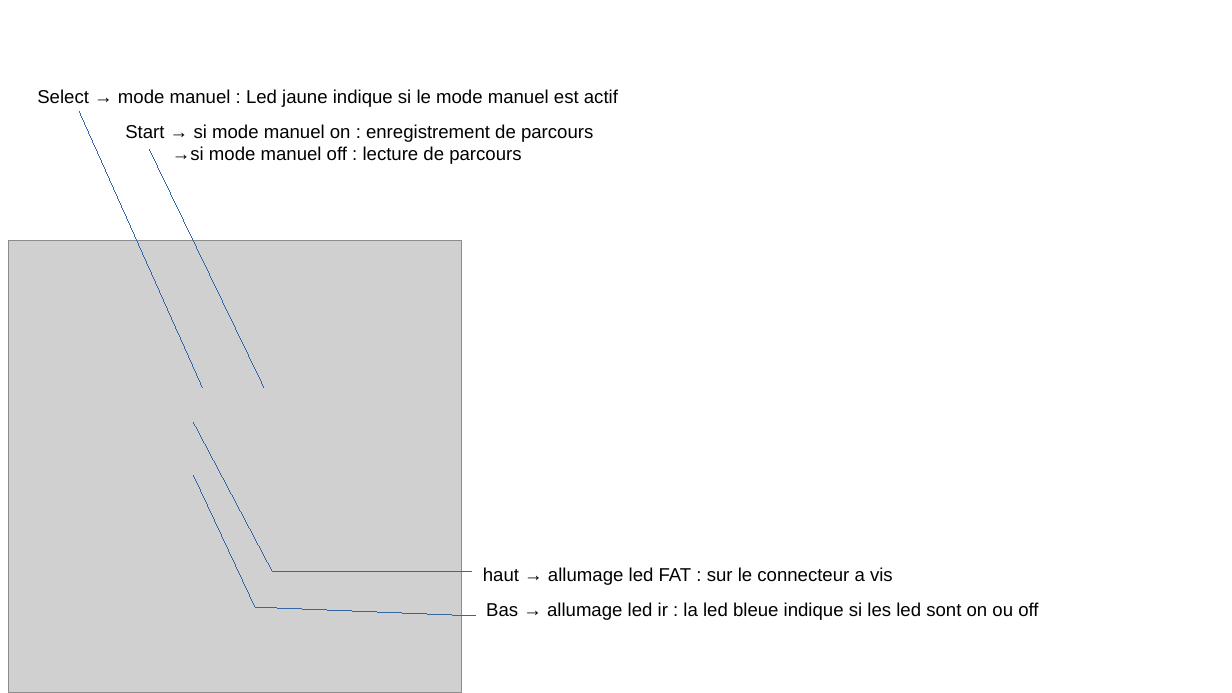
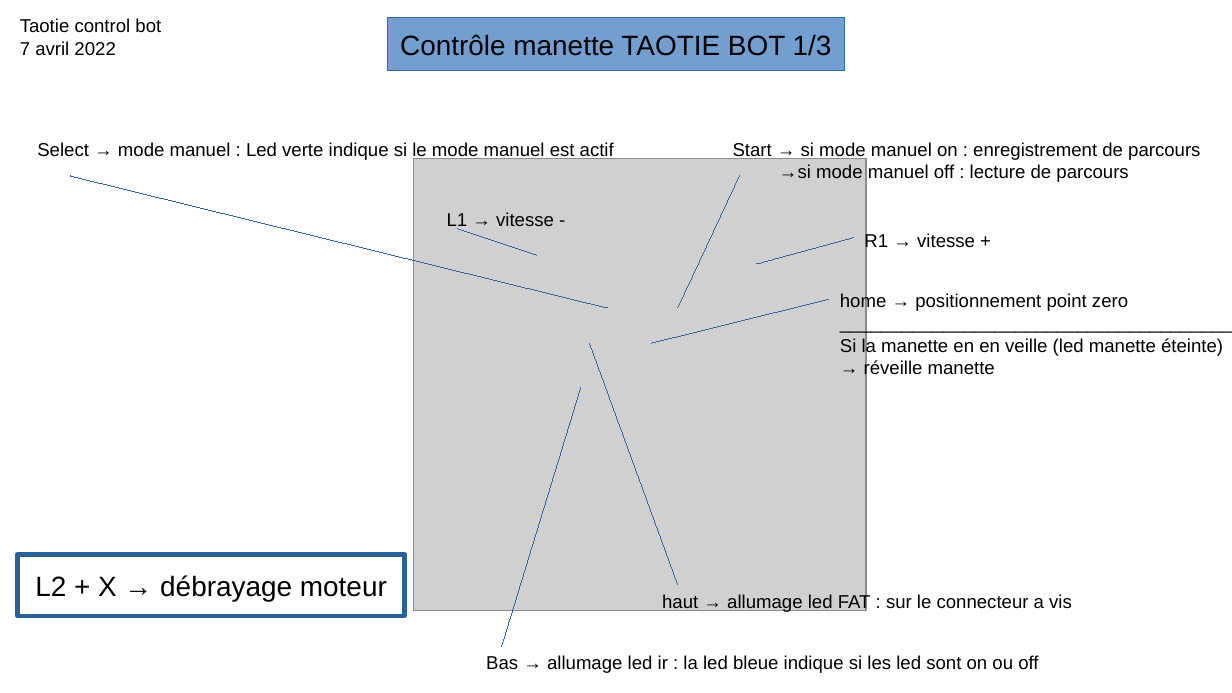
Before and after one commit to nicoguich/TAOTIE, a slide deck: slide 1 of instruction/taotie_controller.odp. Drawn at 1232x693 pixels with LibreOffice and Linux fonts; fonts in the diff are those of the drawing; grey boxes stand for pictures. Boxes give left, top, right and bottom in pixels: in the first picture for what was removed or moved away, otherwise in the second. Text is boxed around its words. In the diff, an @@ line names an element or a change of style, - is before the commit and + after.

```diff
--- a/instruction/taotie_controller.odp
+++ b/instruction/taotie_controller.odp
@@ text added at (20, 18, 161, 55), 12 pt, text #000000 @@
+Taotie control bot
+7 avril 2022
@@ rectangle added at (387, 18, 844, 70), fill #729FCF, outline #3465A4 0 pt, 18 pt, text #000000 @@
+Contrôle manette TAOTIE BOT 1/3
@@ text at (37, 142, 614, 160): text changed @@
-Select → mode manuel : Led jaune indique si le mode manuel est actif
+Select → mode manuel : Led verte indique si le mode manuel est actif
@@ text "Start → si mode manuel ...": place and size @@
-text "Start → si mode manuel ..." at (125, 124, 593, 164)
+text "Start → si mode manuel ..." at (733, 142, 1200, 182)
@@ line added from (607, 309) to (70, 176), #3465A4 0 pt @@
@@ picture: place and size @@
-picture at (9, 240, 462, 693)
+picture at (414, 159, 866, 612)
@@ line moved from (193, 475) - (255, 607) to (677, 309) - (739, 176) @@
@@ text added at (447, 212, 554, 231), 12 pt, text #000000 @@
+L1 → vitesse -
@@ line added from (537, 255) to (457, 229), #3465A4 0 pt @@
@@ line added from (757, 264) to (854, 238), #3465A4 0 pt @@
@@ text added at (864, 233, 975, 252), 12 pt, text #000000 @@
+R1 → vitesse +
@@ text added at (840, 293, 1223, 379), 12 pt, text #000000 @@
+home → positionnement point zero
+______________________________________
+Si la manette en en veille (led manette éteinte)
+→ réveille manette
@@ line added from (652, 343) to (830, 300), #3465A4 0 pt @@
@@ line moved from (264, 387) - (150, 150) to (590, 343) - (677, 585) @@
@@ line moved from (202, 387) - (79, 111) to (502, 646) - (581, 387) @@
@@ line removed from (193, 423) to (273, 572) @@
@@ rectangle added at (18, 555, 405, 616), outline #2A6099 3 pt, 18 pt, text #000000 @@
+L2 + X → débrayage moteur
@@ line removed from (472, 572) to (273, 572) @@
@@ text "haut → allumage led FAT ...": place and size @@
-text "haut → allumage led FAT ..." at (483, 567, 893, 585)
+text "haut → allumage led FAT ..." at (662, 593, 1072, 612)
@@ line removed from (475, 616) to (255, 607) @@
@@ text "Bas → allumage led ir ...": place and size @@
-text "Bas → allumage led ir ..." at (486, 602, 1038, 620)
+text "Bas → allumage led ir ..." at (486, 655, 1038, 673)
```
Also in this commit, not shown: 3 slides added, 3 other files.
